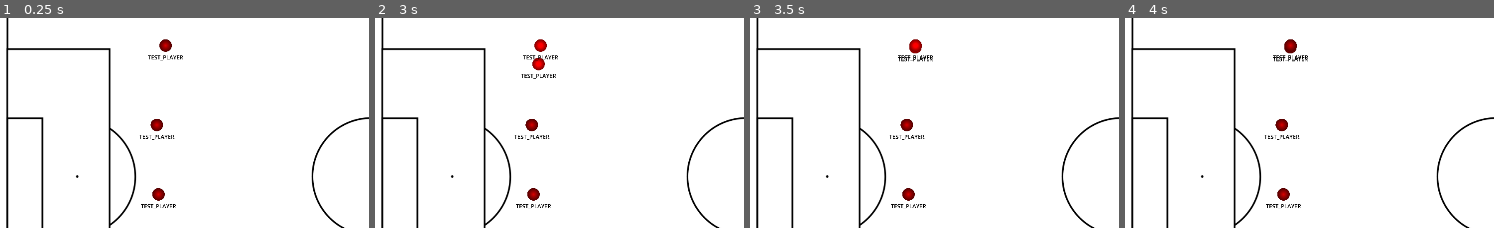
Above: before the commit, frames 1-4 (left to right).
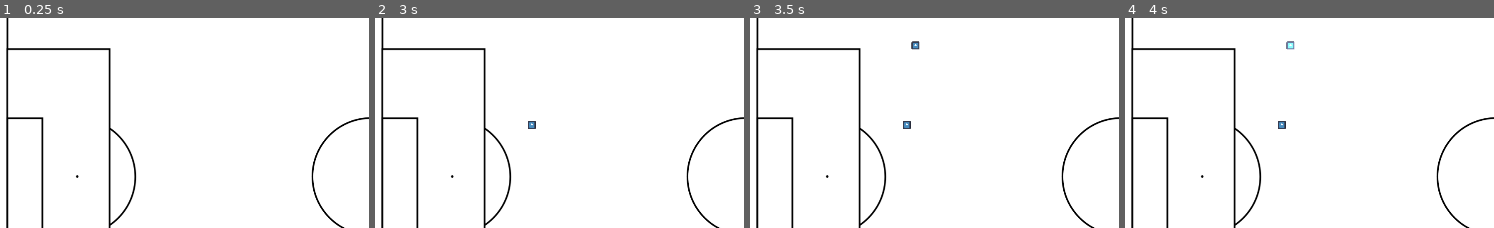
Above: after the commit, the same moments.

Repository: cdoss3/fc-board
Game: Godot game, scene res://scenes/Main.tscn
Same seed, same stepped clock (60 frames per second), same inputs: the game is played once before the commit and once after it. Before the commit the project starts from res://scenes/main.tscn. The engine's default icon, where the game draws it, is replaced by a stand-in: a white triangle on a blue panel in a dark square.
Inputs (mouse positions are % of the whole screen's width and height, from its top left):
- Up to frame 1 (0.25 s): no input
- Up to frame 2 (3 s): tap Enter at 0.5, 1.55, 2 s; move the mouse to (21, 38) at 0.52 s; press the mouse at (21, 38) at 0.53 s; right-click (21, 38) at 0.8 s; tap Space at 1.25, 2.75 s; release the mouse at (21, 38) at 1.28 s; right-click (21, 38) at 1.35 s; click (21, 38) at 1.42 s; hold Enter 2.03-2.78 s; click (21, 38) at 2.3 s; move the mouse to (22, 19) at 2.77 s; click (22, 19) at 2.85 s
- Up to frame 3 (3.5 s): right-click (22, 19) at 3.05 s
- Up to frame 4 (4 s): tap Enter at 3.5 s; hold Enter from 3.53 s (still down); right-click (22, 19) at 3.6 s; click (22, 19) at 3.67 s
The pictures show only the part of the screen within x 0-50%, y 12-62%; the shares and areas given below are measured in that part.

The runs differ from the first frame. In frame 1, 0.8% of the frame differs, in the area x 37-50%, y 10-91%; in frame 2, 1.1%; in frame 3, 0.9%; in frame 4, 0.9%.

Commit message:
added LineEdit node to be able to change player name on spawned disk. cleaned up code, added comments. good checkpoint

Diff:
--- a/blue_team.tscn
+++ /dev/null
@@ -1,3 +0,0 @@
-[gd_scene format=3 uid="uid://drjgk7tg57y4d"]
-
-[node name="blue_team" type="Node2D"]
--- a/main.tscn
+++ /dev/null
@@ -1,7 +0,0 @@
-[gd_scene load_steps=2 format=3 uid="uid://dp4gwhr7646dm"]
-
-[ext_resource type="PackedScene" uid="uid://dm1dp5s33sp4e" path="res://background.tscn" id="1_pu3ss"]
-
-[node name="main" type="Node2D"]
-
-[node name="background" parent="." instance=ExtResource("1_pu3ss")]
--- a/menu.tscn
+++ /dev/null
@@ -1,9 +0,0 @@
-[gd_scene format=3 uid="uid://ce8wirdow0w0v"]
-
-[node name="menu" type="Control"]
-layout_mode = 3
-anchors_preset = 15
-anchor_right = 1.0
-anchor_bottom = 1.0
-grow_horizontal = 2
-grow_vertical = 2
--- a/project.godot
+++ b/project.godot
@@ -11,7 +11,7 @@
 [application]
 
 config/name="tactics-board"
-run/main_scene="res://scenes/main.tscn"
+run/main_scene="res://scenes/Main.tscn"
 config/features=PackedStringArray("4.3", "Forward Plus")
 config/icon="res://icon.svg"
 
@@ -34,6 +34,16 @@
 "events": [Object(InputEventMouseButton,"resource_local_to_scene":false,"resource_name":"","device":-1,"window_id":0,"a …(258 unchanged characters)…
 ]
 }
+open_menu={
+"deadzone": 0.5,
+"events": [Object(InputEventMouseButton,"resource_local_to_scene":false,"resource_name":"","device":-1,"window_id":0,"alt_pressed":false,"shift_pressed":false,"ctrl_pressed":true,"meta_pressed":false,"button_mask":2,"position":Vector2(170, 7),"global_position":Vector2(179, 53),"factor":1.0,"button_index":2,"canceled":false,"pressed":true,"double_click":false,"script":null)
+]
+}
+back_key={
+"deadzone": 0.5,
+"events": [Object(InputEventKey,"resource_local_to_scene":false,"resource_name":"","device":-1,"window_id":0,"alt_pressed":false,"shift_pressed":false,"ctrl_pressed":false,"meta_pressed":false,"pressed":false,"keycode":0,"physical_keycode":4194305,"key_label":0,"unicode":0,"location":0,"echo":false,"script":null)
+]
+}
 
 [rendering]
 
--- a/red_dot.tscn
+++ /dev/null
@@ -1,9 +0,0 @@
-[gd_scene load_steps=2 format=3 uid="uid://dqab1ltgau0fg"]
-
-[ext_resource type="Texture2D" uid="uid://de2uajha5jdah" path="res://graphics/red_dot.png" id="1_ioy5w"]
-
-[node name="dot" type="Node2D"]
-
-[node name="Sprite2D" type="Sprite2D" parent="."]
-scale = Vector2(0.2, 0.2)
-texture = ExtResource("1_ioy5w")
--- a/red_team.tscn
+++ /dev/null
@@ -1,3 +0,0 @@
-[gd_scene format=3 uid="uid://5o8ta02r5cob"]
-
-[node name="red_team" type="Node2D"]
--- a/background.tscn
+++ b/scenes/Background.tscn
@@ -1,7 +1,7 @@
 [gd_scene load_steps=5 format=3 uid="uid://dm1dp5s33sp4e"]
 
 [ext_resource type="Script" path="res://scripts/background.gd" id="1_jp45x"]
-[ext_resource type="Texture2D" uid="uid://bl1aek7n3va8y" path="res://vector-soccer-field.png" id="1_q3nb7"]
+[ext_resource type="Texture2D" uid="uid://bl1aek7n3va8y" path="res://graphics/vector-soccer-field.png" id="1_q3nb7"]
 [ext_resource type="PackedScene" uid="uid://jy2ksiptdm5o" path="res://scenes/Disk.tscn" id="2_ckstm"]
 
 [sub_resource type="RectangleShape2D" id="RectangleShape2D_fmjpb"]
--- a/scenes/Disk.tscn
+++ b/scenes/Disk.tscn
@@ -1,7 +1,8 @@
-[gd_scene load_steps=4 format=3 uid="uid://jy2ksiptdm5o"]
+[gd_scene load_steps=5 format=3 uid="uid://jy2ksiptdm5o"]
 
 [ext_resource type="Script" path="res://scripts/disk.gd" id="1_dpac0"]
 [ext_resource type="Texture2D" uid="uid://de2uajha5jdah" path="res://graphics/red_dot.png" id="2_nlp77"]
+[ext_resource type="PackedScene" uid="uid://8vmyw1ef2ts5" path="res://scenes/NameEntry.tscn" id="3_m6pxm"]
 
 [sub_resource type="CircleShape2D" id="CircleShape2D_httaq"]
 radius = 108.19
@@ -32,3 +33,9 @@
 
 [node name="CollisionShape2D" type="CollisionShape2D" parent="."]
 shape = SubResource("CircleShape2D_httaq")
+
+[node name="LineEdit" parent="." instance=ExtResource("3_m6pxm")]
+visible = false
+scale = Vector2(1, 1)
+
+[connection signal="text_submitted" from="LineEdit" to="." method="_on_line_edit_text_submitted"]
--- /dev/null
+++ b/scenes/Main.tscn
@@ -0,0 +1,9 @@
+[gd_scene load_steps=3 format=3 uid="uid://c2wkxkmr7rai1"]
+
+[ext_resource type="PackedScene" uid="uid://dm1dp5s33sp4e" path="res://scenes/Background.tscn" id="1_uoffv"]
+[ext_resource type="PackedScene" uid="uid://8vmyw1ef2ts5" path="res://scenes/NameEntry.tscn" id="2_ppnqe"]
+
+[node name="Main" type="Node"]
+
+[node name="Background" parent="." instance=ExtResource("1_uoffv")]
+menu_scene = ExtResource("2_ppnqe")
--- /dev/null
+++ b/scenes/NameEntry.tscn
@@ -0,0 +1,12 @@
+[gd_scene load_steps=2 format=3 uid="uid://8vmyw1ef2ts5"]
+
+[ext_resource type="Script" path="res://scenes/name_entry.gd" id="1_5bjfs"]
+
+[node name="LineEdit" type="LineEdit"]
+offset_right = 500.0
+offset_bottom = 200.0
+scale = Vector2(0.25, 0.25)
+theme_override_font_sizes/font_size = 90
+expand_to_text_length = true
+script = ExtResource("1_5bjfs")
+metadata/_edit_use_anchors_ = true
--- a/scenes/blue_disk.tscn
+++ /dev/null
@@ -1,5 +0,0 @@
-[gd_scene format=3 uid="uid://iwww7nbyqpf7"]
-
-[node name="BlueDisk" type="CharacterBody2D"]
-
-[node name="Area2D" type="Area2D" parent="."]
--- a/scenes/main.tscn
+++ /dev/null
@@ -1,17 +0,0 @@
-[gd_scene load_steps=3 format=3 uid="uid://c2wkxkmr7rai1"]
-
-[ext_resource type="PackedScene" uid="uid://dm1dp5s33sp4e" path="res://background.tscn" id="1_h8v37"]
-[ext_resource type="PackedScene" uid="uid://jy2ksiptdm5o" path="res://scenes/Disk.tscn" id="4_rcdmk"]
-
-[node name="Main" type="Node"]
-
-[node name="Background" parent="." instance=ExtResource("1_h8v37")]
-
-[node name="RedDisk1" parent="." instance=ExtResource("4_rcdmk")]
-position = Vector2(449, 416)
-
-[node name="RedDisk2" parent="." instance=ExtResource("4_rcdmk")]
-position = Vector2(470, 225)
-
-[node name="Disk" parent="." instance=ExtResource("4_rcdmk")]
-position = Vector2(453, 583)
--- a/scenes/main.gd
+++ b/scenes/name_entry.gd
@@ -1,5 +1,4 @@
-extends Node
-
+extends LineEdit
 
 # Called when the node enters the scene tree for the first time.
 func _ready() -> void:
@@ -7,5 +6,9 @@
 
 
 # Called every frame. 'delta' is the elapsed time since the previous frame.
-func _process(delta: float) -> void:
-	pass
+func _process(_delta: float) -> void:
+
+	if Input.is_key_pressed(KEY_ENTER):
+		#text_submitted.emit()
+		hide()
+		clear()
--- a/scenes/red_disk.tscn
+++ /dev/null
@@ -1,16 +0,0 @@
-[gd_scene load_steps=3 format=3 uid="uid://dgw6ybbyqj83r"]
-
-[ext_resource type="Texture2D" uid="uid://de2uajha5jdah" path="res://graphics/red_dot.png" id="1_0ot54"]
-
-[sub_resource type="CircleShape2D" id="CircleShape2D_p6cr0"]
-radius = 115.213
-
-[node name="RedDisk" type="CharacterBody2D" groups=["red_disks"]]
-scale = Vector2(0.15, 0.15)
-metadata/_edit_group_ = true
-
-[node name="Sprite2D" type="Sprite2D" parent="."]
-texture = ExtResource("1_0ot54")
-
-[node name="CollisionShape2D" type="CollisionShape2D" parent="."]
-shape = SubResource("CircleShape2D_p6cr0")
--- a/scripts/background.gd
+++ b/scripts/background.gd
@@ -1,11 +1,14 @@
 extends Area2D
 
+## PACKED SCENES FOR INSTANTIATION
 @export var disk_scene: PackedScene
+@export var menu_scene: PackedScene
 
+## EVERY FRAME
 func _process(_delta: float):
-	if Input.is_action_just_pressed("right_click"):
-		var instance = disk_scene.instantiate()
-		instance.position = get_local_mouse_position()
-		add_child(instance)
+	# Input to instantiate new player disk
+	if Input.is_action_just_pressed("right_click") and not Input.is_action_just_pressed("open_menu"):
+		var disk_instance = disk_scene.instantiate()
+		disk_instance.position = get_local_mouse_position()
+		add_child(disk_instance)
 		get_viewport().set_input_as_handled()
-		print("right clicked!")
--- a/scripts/disk.gd
+++ b/scripts/disk.gd
@@ -1,41 +1,64 @@
 extends Area2D
 
+## VARIABLES
+# Translation
 var speed: int = 10
 var destination: Vector2 = position
+# Boolean
 var selected: bool = false
-var color: String = "RED"
-var player_name: String = "TEST_PLAYER"
+# Traits
+var color: String = "BLUE"
+var player_name: String
+# Load textures
+var red_sprite: Texture2D = preload('res://graphics/red_dot.svg')
+var blue_sprite: Texture2D = preload("res://icon.svg")
 
+## USER-DEFINED FUNCTIONS
+# Measure linear distance between two points
 func get_distance(a: Vector2, b: Vector2):
 	return sqrt((a.x - b.x)**2 + (a.y - b.y)**2)
+
+# Change sprite assigned to Sprite2D child node
+func change_sprite(sprite_path: Texture2D):
+	$Sprite2D.texture = sprite_path
+
 
 # Toggle "selected" status
 func toggle_selected():
 	if selected == false:
 		selected = true
-		modulate = Color(1.5, 1.5, 1.5)
+		modulate = Color(2, 2, 2)
 	else:
 		selected = false
 		modulate = Color(1, 1, 1)
 
-# Called when the node enters the scene tree for the first time.
+## READY
 func _ready() -> void:
-	if player_name:
-		get_node("PlayerName").text = player_name
+	# Make sure the disk doesn't default coordinates to origin
 	destination = position
-	pass # Replace with function body.
+
+	## Change sprite based on disk color var
+	# Red disk
+	if color == "RED":
+		change_sprite(red_sprite)
+	# Blue disk
+	elif color == "BLUE":
+		change_sprite(blue_sprite)
+
+## HANDLE INPUTS
+func _input_event(_viewport, event, _shape_idx):
+	# Select disk with left click
+	if event.is_action_pressed("left_click"):
+		toggle_selected()
+	# Open name-change LineEdit on input
+	if event.is_action_pressed("open_menu"):
+		$LineEdit.show()
+		$LineEdit.grab_focus()
 
 
-func _input_event(_viewport, event, _shape_idx):
-	if event.is_action_pressed("left_click"):
-		print("clicked!")
-		toggle_selected()
-		print(selected)
-	#pass
-
-
-# Called every frame. 'delta' is the elapsed time since the previous frame.
+## EVERY FRAME
 func _process(delta: float) -> void:
+	## Move selected disk
 	if selected and Input.is_mouse_button_pressed(MOUSE_BUTTON_LEFT):
 		destination = get_global_mouse_position()
 	if get_distance(position, destination) > 5:
@@ -45,3 +68,12 @@
 
 		position.x += path.x * speed * delta
 		position.y += path.y * speed * delta
+
+	# Update player name assigned to disk in case of changes
+	if player_name:
+		$PlayerName.text = player_name
+
+## SIGNAL CATCHING
+# Change name
+func _on_line_edit_text_submitted(new_text: String) -> void:
+	player_name = new_text
--- a/scripts/red_disk.gd
+++ /dev/null
@@ -1,26 +0,0 @@
-extends CharacterBody2D
-
-var speed: int = 10
-var destination: Vector2 = position
-var selected: bool = false
-
-# Called when the node enters the scene tree for the first time.
-func _ready() -> void:
-	pass # Replace with function body.
-
-
-# Called every frame. 'delta' is the elapsed time since the previous frame.
-func _process(delta: float) -> void:
-	if Input.is_mouse_button_pressed(MOUSE_BUTTON_LEFT):
-		destination = get_global_mouse_position()
-	if position != destination:
-		# This changes position instantly. I'd like for it to slide into place
-		#position = destination
-
-		# Attempt at adding sliding
-		var path: Vector2
-		path.x = destination.x - position.x
-		path.y = destination.y - position.y
-
-		position.x += path.x * speed * delta
-		position.y += path.y * speed * delta
--- a/white-board.tscn
+++ /dev/null
@@ -1,15 +0,0 @@
-[gd_scene load_steps=3 format=3 uid="uid://c8s5qrhy1uxwo"]
-
-[ext_resource type="Texture2D" uid="uid://bl1aek7n3va8y" path="res://vector-soccer-field.png" id="1_qjk7v"]
-[ext_resource type="Texture2D" uid="uid://de2uajha5jdah" path="res://graphics/red_dot.png" id="2_wu7o3"]
-
-[node name="Node2D" type="Node2D"]
-
-[node name="Vector-soccer-field" type="Sprite2D" parent="."]
-position = Vector2(960, 540)
-texture = ExtResource("1_qjk7v")
-
-[node name="RedDot" type="Sprite2D" parent="."]
-position = Vector2(1341, 192)
-scale = Vector2(0.145, 0.145)
-texture = ExtResource("2_wu7o3")
Renamed: vector-soccer-field.png -> graphics/vector-soccer-field.png
Not shown, changed: graphics/vector-soccer-field.png.import
